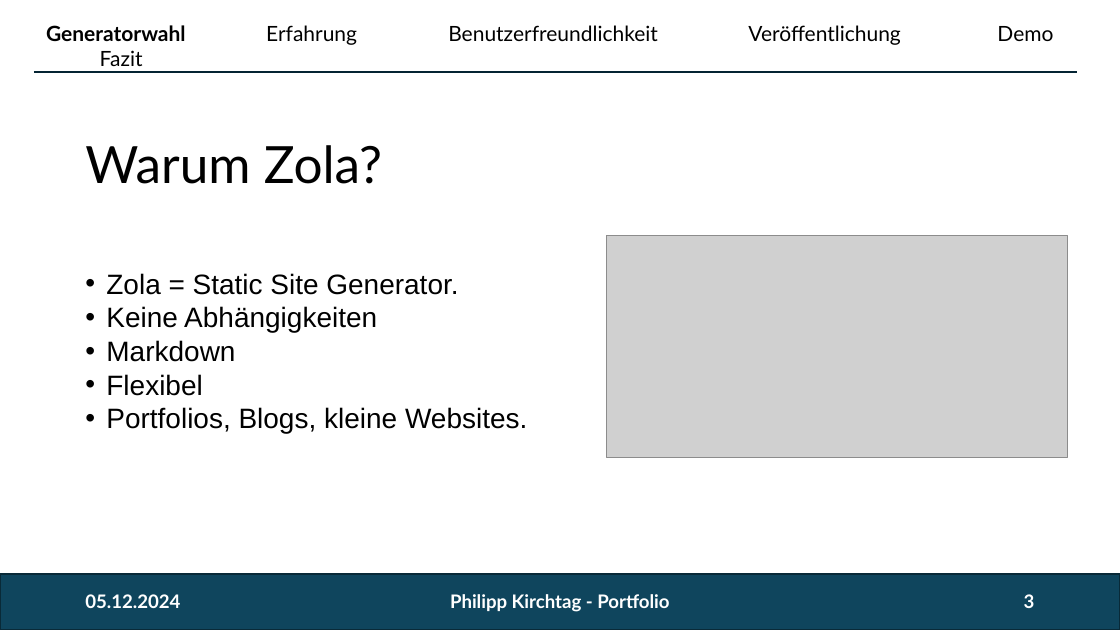
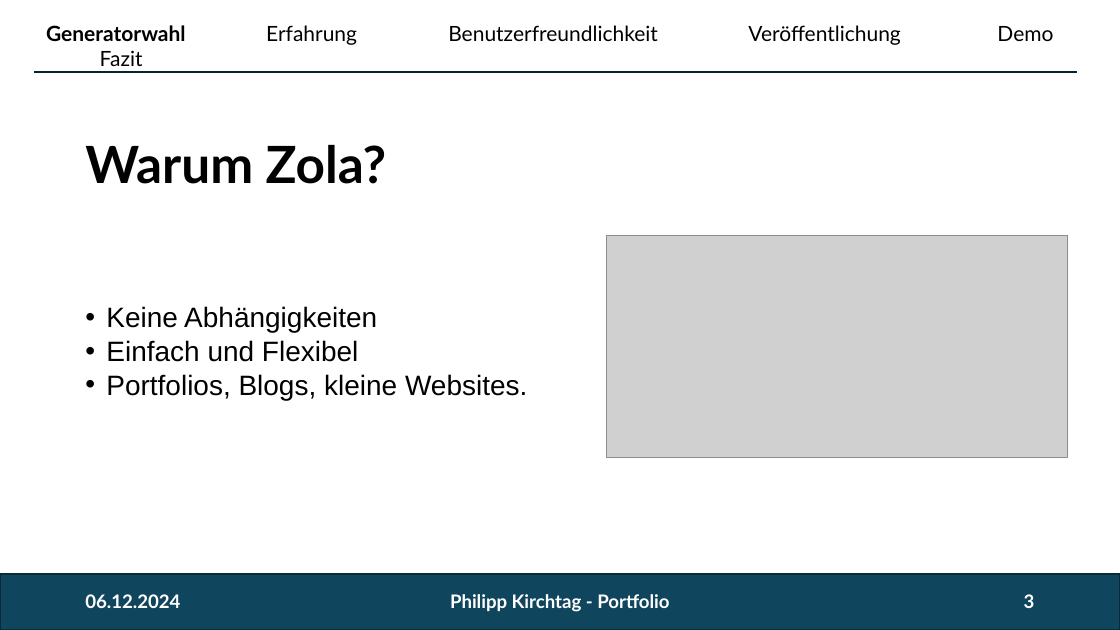
Before and after one commit to philippkirchtag/portfolio, a slide deck: slide 3 of portfolio_kirchtag.pptx. Drawn at 1120x630 pixels with LibreOffice and Linux fonts; fonts in the diff are those of the drawing; grey boxes stand for pictures. Boxes give left, top, right and bottom in pixels: in the first picture for what was removed or moved away, otherwise in the second. Text is boxed around its words. In the diff, an @@ line names an element or a change of style, - is before the commit and + after.

```diff
--- a/portfolio_kirchtag.pptx
+++ b/portfolio_kirchtag.pptx
@@ title "Warum Zola?" at [85,145,387,184]: bold on @@
@@ text "Keine Abhängigkeiten": place and size @@
-text "Keine Abhängigkeiten" at [106,273,527,433]
+text "Keine Abhängigkeiten" at [106,306,527,400]
@@ text at [106,273,458,295]: paragraph removed @@
-• Zola = Static Site Generator.
@@ text at [106,340,358,362]: text changed @@
-• Markdown
-• Flexibel
+• Einfach und Flexibel
@@ text at [85,594,180,608]: text changed @@
-05.12.2024
+06.12.2024
```
Also in this commit, not shown: 7 other slides changed, 1 other file.
